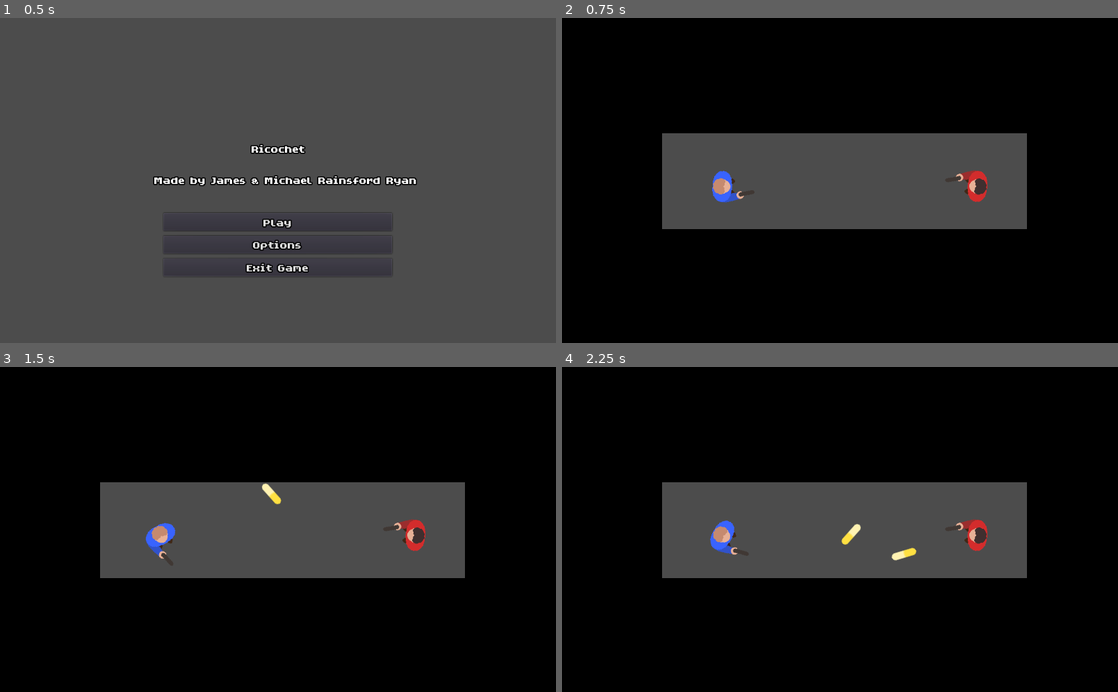
Above: before the commit, frames 1-4 (two rows, left to right).
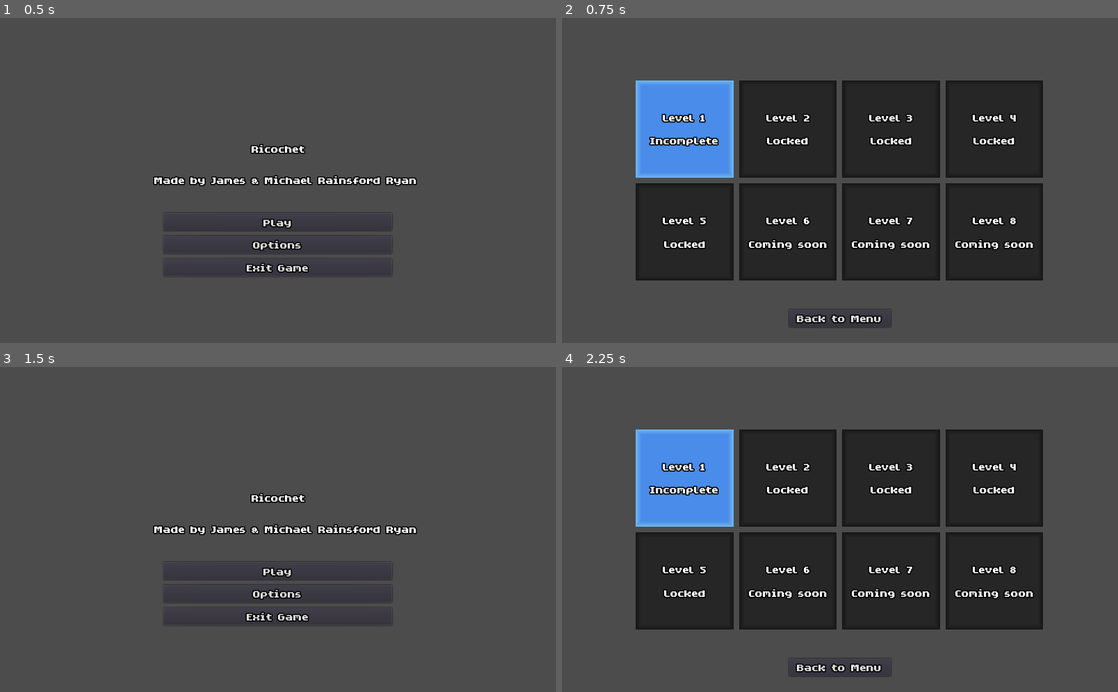
Above: after the commit, the same moments.

Repository: MichaelRRyan/ricochet
Game: Godot game, scene res://scenes/ui/main_menu_screen.tscn
Two runs of this game, one before a commit and one after it. Both use one fixed random seed, a clock stepped at 60 frames per second and the inputs below.
Inputs (mouse positions are in pixels of both pictures, inside the frame that each line leads up to):
- Up to frame 1 (0.5 s): no input
- Up to frame 2 (0.75 s): click "Play" at 0.5 s
- Up to frame 3 (1.5 s): click (278, 666) at 1.25 s, where only the run after the commit has a clickable "Back to Menu"
- Up to frame 4 (2.25 s): click (840, 571) at 2 s, where only the run after the commit has a clickable "Play"

Frame 1 is identical in both runs. In frame 2, 96% of the frame differs, in the area x 0-100%, y 0-100%; in frame 3, 82%; in frame 4, 96%.

Commit message:
Added a level selection screen

Diff:
--- a/project.godot
+++ b/project.godot
@@ -18,6 +18,7 @@
 
 UserPreferences="*res://scripts/user_preferences.gd"
 AudioManager="*res://scripts/audio_manager.gd"
+UserData="*res://scripts/user_data.gd"
 
 [display]
 
--- /dev/null
+++ b/resources/themes/level_button_completed_theme.tres
@@ -0,0 +1,45 @@
+[gd_resource type="Theme" load_steps=4 format=2]
+
+[sub_resource type="StyleBoxFlat" id=1]
+bg_color = Color( 0.423529, 0.87451, 0.470588, 1 )
+border_width_left = 10
+border_width_top = 10
+border_width_right = 10
+border_width_bottom = 10
+border_color = Color( 0.792157, 0.960784, 0.647059, 1 )
+border_blend = true
+corner_radius_top_left = 2
+corner_radius_top_right = 2
+corner_radius_bottom_right = 2
+corner_radius_bottom_left = 2
+
+[sub_resource type="StyleBoxFlat" id=2]
+bg_color = Color( 0.235294, 0.839216, 0.301961, 1 )
+border_width_left = 10
+border_width_top = 10
+border_width_right = 10
+border_width_bottom = 10
+border_color = Color( 0.682353, 0.901961, 0.498039, 1 )
+border_blend = true
+corner_radius_top_left = 2
+corner_radius_top_right = 2
+corner_radius_bottom_right = 2
+corner_radius_bottom_left = 2
+
+[sub_resource type="StyleBoxFlat" id=3]
+bg_color = Color( 0.160784, 0.768627, 0.227451, 1 )
+border_width_left = 10
+border_width_top = 10
+border_width_right = 10
+border_width_bottom = 10
+border_color = Color( 0.607843, 0.843137, 0.411765, 1 )
+border_blend = true
+corner_radius_top_left = 2
+corner_radius_top_right = 2
+corner_radius_bottom_right = 2
+corner_radius_bottom_left = 2
+
+[resource]
+Button/styles/hover = SubResource( 1 )
+Button/styles/normal = SubResource( 2 )
+Button/styles/pressed = SubResource( 3 )
--- /dev/null
+++ b/resources/themes/level_button_standard_theme.tres
@@ -0,0 +1,43 @@
+[gd_resource type="Theme" load_steps=5 format=2]
+
+[sub_resource type="StyleBoxFlat" id=2]
+bg_color = Color( 0.152941, 0.152941, 0.152941, 1 )
+border_width_left = 10
+border_width_top = 10
+border_width_right = 10
+border_width_bottom = 10
+border_color = Color( 0.0862745, 0.0862745, 0.0862745, 1 )
+border_blend = true
+
+[sub_resource type="StyleBoxFlat" id=1]
+bg_color = Color( 0.45098, 0.67451, 0.988235, 1 )
+border_width_left = 10
+border_width_top = 10
+border_width_right = 10
+border_width_bottom = 10
+border_color = Color( 0.603922, 0.831373, 1, 1 )
+border_blend = true
+
+[sub_resource type="StyleBoxFlat" id=3]
+bg_color = Color( 0.294118, 0.552941, 0.917647, 1 )
+border_width_left = 10
+border_width_top = 10
+border_width_right = 10
+border_width_bottom = 10
+border_color = Color( 0.447059, 0.729412, 0.937255, 1 )
+border_blend = true
+
+[sub_resource type="StyleBoxFlat" id=4]
+bg_color = Color( 0.196078, 0.462745, 0.839216, 1 )
+border_width_left = 10
+border_width_top = 10
+border_width_right = 10
+border_width_bottom = 10
+border_color = Color( 0.321569, 0.658824, 0.905882, 1 )
+border_blend = true
+
+[resource]
+Button/styles/disabled = SubResource( 2 )
+Button/styles/hover = SubResource( 1 )
+Button/styles/normal = SubResource( 3 )
+Button/styles/pressed = SubResource( 4 )
--- /dev/null
+++ b/scenes/ui/level_button.tscn
@@ -0,0 +1,30 @@
+[gd_scene load_steps=3 format=2]
+
+[ext_resource path="res://resources/themes/level_button_standard_theme.tres" type="Theme" id=1]
+[ext_resource path="res://scripts/ui/level_button.gd" type="Script" id=2]
+
+[node name="Level1Button" type="Button" groups=["level_button"]]
+margin_right = 180.0
+margin_bottom = 180.0
+rect_min_size = Vector2( 180, 180 )
+theme = ExtResource( 1 )
+script = ExtResource( 2 )
+
+[node name="LevelName" type="Label" parent="."]
+anchor_top = 0.3
+anchor_right = 1.0
+anchor_bottom = 0.3
+margin_bottom = 26.0
+text = "Level 1"
+align = 1
+
+[node name="Status" type="Label" parent="."]
+anchor_top = 0.7
+anchor_right = 1.0
+anchor_bottom = 0.7
+margin_top = -28.6
+margin_bottom = -2.60001
+text = "Completed"
+align = 1
+
+[connection signal="pressed" from="." to="." method="_on_pressed"]
--- /dev/null
+++ b/scenes/ui/level_select_screen.tscn
@@ -0,0 +1,77 @@
+[gd_scene load_steps=4 format=2]
+
+[ext_resource path="res://resources/themes/main_theme.tres" type="Theme" id=1]
+[ext_resource path="res://scenes/ui/level_button.tscn" type="PackedScene" id=2]
+[ext_resource path="res://scripts/ui/level_select_screen.gd" type="Script" id=3]
+
+[node name="LevelSelect" type="Control"]
+anchor_right = 1.0
+anchor_bottom = 1.0
+theme = ExtResource( 1 )
+script = ExtResource( 3 )
+
+[node name="Rows" type="VBoxContainer" parent="."]
+anchor_left = 0.1
+anchor_top = 0.1
+anchor_right = 0.9
+anchor_bottom = 0.9
+custom_constants/separation = 10
+alignment = 1
+
+[node name="Row1" type="HBoxContainer" parent="Rows"]
+margin_top = 55.0
+margin_right = 819.0
+margin_bottom = 235.0
+custom_constants/separation = 10
+alignment = 1
+
+[node name="Level1Button" parent="Rows/Row1" instance=ExtResource( 2 )]
+margin_left = 34.0
+margin_right = 214.0
+
+[node name="Level2Button" parent="Rows/Row1" instance=ExtResource( 2 )]
+margin_left = 224.0
+margin_right = 404.0
+
+[node name="Level3Button" parent="Rows/Row1" instance=ExtResource( 2 )]
+margin_left = 414.0
+margin_right = 594.0
+
+[node name="Level4Button" parent="Rows/Row1" instance=ExtResource( 2 )]
+margin_left = 604.0
+margin_right = 784.0
+
+[node name="Row2" type="HBoxContainer" parent="Rows"]
+margin_top = 245.0
+margin_right = 819.0
+margin_bottom = 425.0
+custom_constants/separation = 10
+alignment = 1
+
+[node name="Level5Button" parent="Rows/Row2" instance=ExtResource( 2 )]
+margin_left = 34.0
+margin_right = 214.0
+
+[node name="Level6Button" parent="Rows/Row2" instance=ExtResource( 2 )]
+margin_left = 224.0
+margin_right = 404.0
+
+[node name="Level7Button" parent="Rows/Row2" instance=ExtResource( 2 )]
+margin_left = 414.0
+margin_right = 594.0
+
+[node name="Level8Button" parent="Rows/Row2" instance=ExtResource( 2 )]
+margin_left = 604.0
+margin_right = 784.0
+
+[node name="BackButton" type="Button" parent="."]
+anchor_left = 0.5
+anchor_top = 0.95
+anchor_right = 0.5
+anchor_bottom = 0.95
+margin_left = -94.0
+margin_top = -32.0
+margin_right = 94.0
+text = "Back to Menu"
+
+[connection signal="pressed" from="BackButton" to="." method="_on_BackButton_pressed"]
--- a/scripts/gameplay_manager.gd
+++ b/scripts/gameplay_manager.gd
@@ -26,6 +26,7 @@
 	enemy_count -= 1
 
 	if enemy_count == 0:
+		UserData.level_completed(level_number)
 		emit_signal("level_complete")
 		get_tree().paused = true
 
--- /dev/null
+++ b/scripts/ui/level_button.gd
@@ -0,0 +1,37 @@
+extends Button
+
+const LEVELS_ROOT = "res://scenes/levels/"
+
+var _completed_theme = preload("res://resources/themes/level_button_completed_theme.tres")
+var _scene_name = ""
+
+
+#-------------------------------------------------------------------------------
+func set_level_number(level_number : int) -> void:
+	$LevelName.text = "Level " + str(level_number)
+	_scene_name = LEVELS_ROOT + "level" + str(level_number) + ".tscn"
+
+	if ResourceLoader.exists(_scene_name):
+		var furthest_level = UserData.get_furthest_completed_level()
+
+		if level_number <= furthest_level:
+			$Status.text = "Completed"
+			theme = _completed_theme
+
+		elif level_number == furthest_level + 1:
+			$Status.text = "Incomplete"
+
+		else:
+			$Status.text = "Locked"
+			disabled = true
+	else:
+		$Status.text = "Coming soon"
+		disabled = true
+
+
+#-------------------------------------------------------------------------------
+func _on_pressed():
+	var _r = get_tree().change_scene(_scene_name)
+
+
+#-------------------------------------------------------------------------------
--- /dev/null
+++ b/scripts/ui/level_select_screen.gd
@@ -0,0 +1,19 @@
+extends Control
+
+var _level_buttons = []
+
+
+#-------------------------------------------------------------------------------
+func _ready():
+	_level_buttons = get_tree().get_nodes_in_group("level_button")
+
+	for i in _level_buttons.size():
+		_level_buttons[i].set_level_number(i + 1)
+
+
+#-------------------------------------------------------------------------------
+func _on_BackButton_pressed():
+	var _r = get_tree().change_scene("res://scenes/ui/main_menu_screen.tscn")
+
+
+#-------------------------------------------------------------------------------
--- a/scripts/ui/main_menu_screen.gd
+++ b/scripts/ui/main_menu_screen.gd
@@ -3,7 +3,7 @@
 
 #-------------------------------------------------------------------------------
 func _on_PlayButton_pressed():
-	var _r = get_tree().change_scene("res://scenes/levels/level1.tscn")
+	var _r = get_tree().change_scene("res://scenes/ui/level_select_screen.tscn")
 
 
 #-------------------------------------------------------------------------------
--- /dev/null
+++ b/scripts/user_data.gd
@@ -0,0 +1,17 @@
+extends Node
+
+var _furthest_completed_level = 0
+
+
+#-------------------------------------------------------------------------------
+func level_completed(level_number : int) -> void:
+	if level_number > _furthest_completed_level:
+		_furthest_completed_level = level_number
+
+
+#-------------------------------------------------------------------------------
+func get_furthest_completed_level() -> int:
+	return _furthest_completed_level
+
+
+#-------------------------------------------------------------------------------
